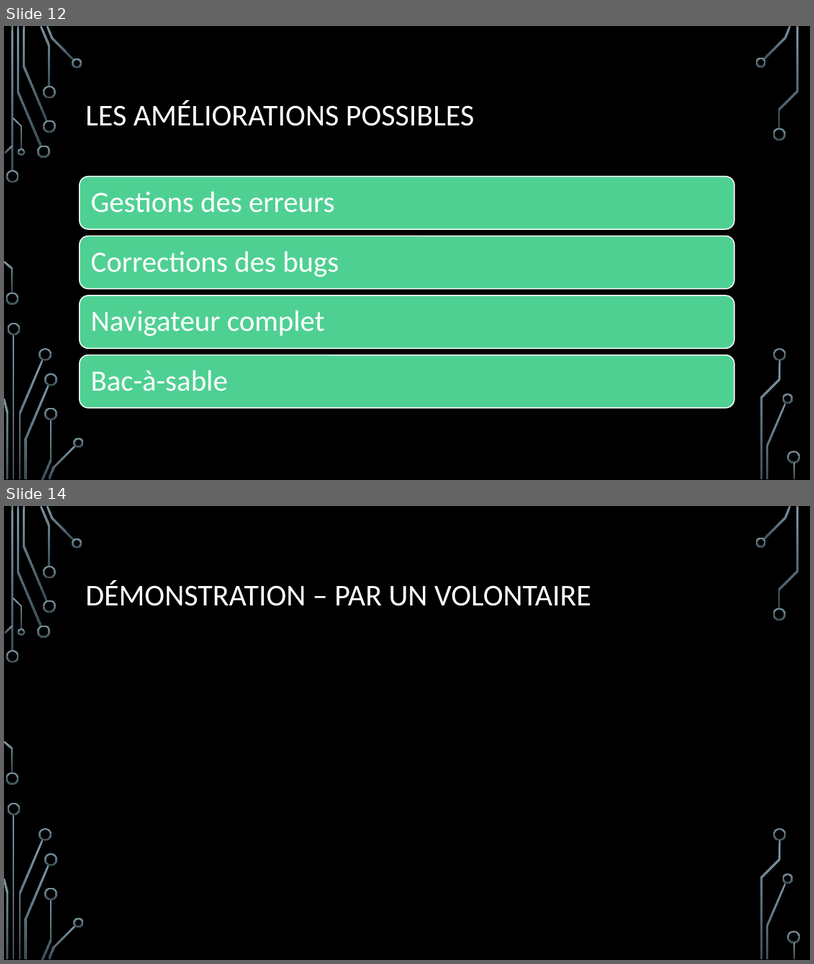
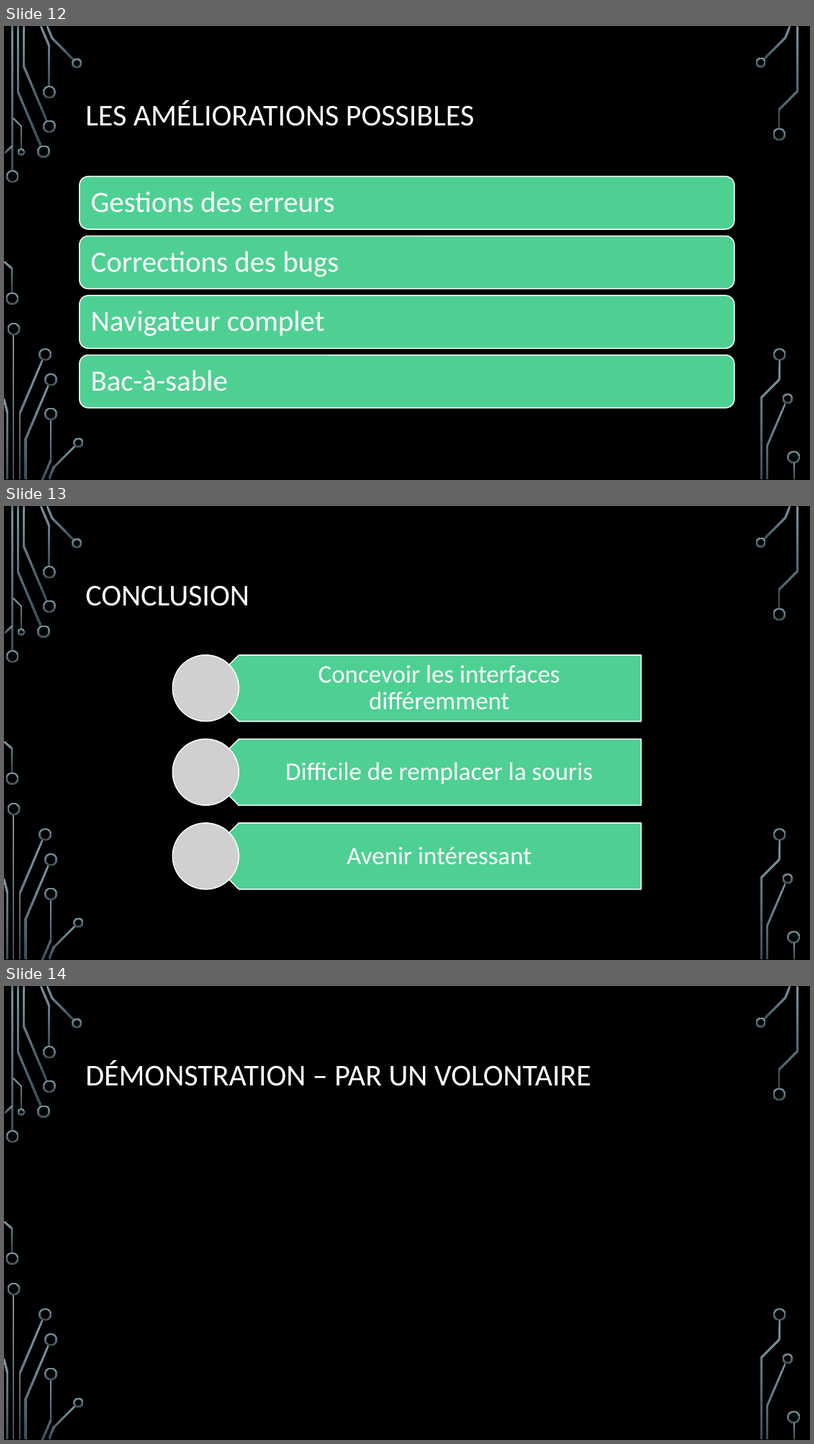
Before and after one commit to wdroz/eyePA, a slide deck: documentation/présentation.pptx. Shown one above the other, each under a label of ours: slides 12 and 14 before the commit, slides 12, 13 and 14 after it; the slides between them are not shown. The pictures are 814x964 and 814x1444 pixels, drawn with LibreOffice and Linux fonts; fonts in the diff are those of the drawing; grey boxes stand for pictures; background and template pictures are left out. Boxes give left, top, right and bottom in pixels: in the first picture for what was removed or moved away, otherwise in the second. Text is boxed around its words. In the diff, an @@ line names an element or a change of style, - is before the commit and + after.

```diff
--- a/documentation/présentation.pptx
+++ b/documentation/présentation.pptx
@@ slide 13 added at [4,506,810,960], background picture (left out); not listed: 36 template elements that a slide beside it also shows @@
@@ title added at [85,585,250,606], 36 pt, text #FFFFFF @@
+CONCLUSION
@@ group added at [172,655,642,890]: 3 pentagon arrows, 3 texts, 3 pictures @@
+Concevoir les interfaces différemment
+Difficile de remplacer la souris
+Avenir intéressant
```
Also in this commit, not shown: 1 slide changed, 1 slide removed.
